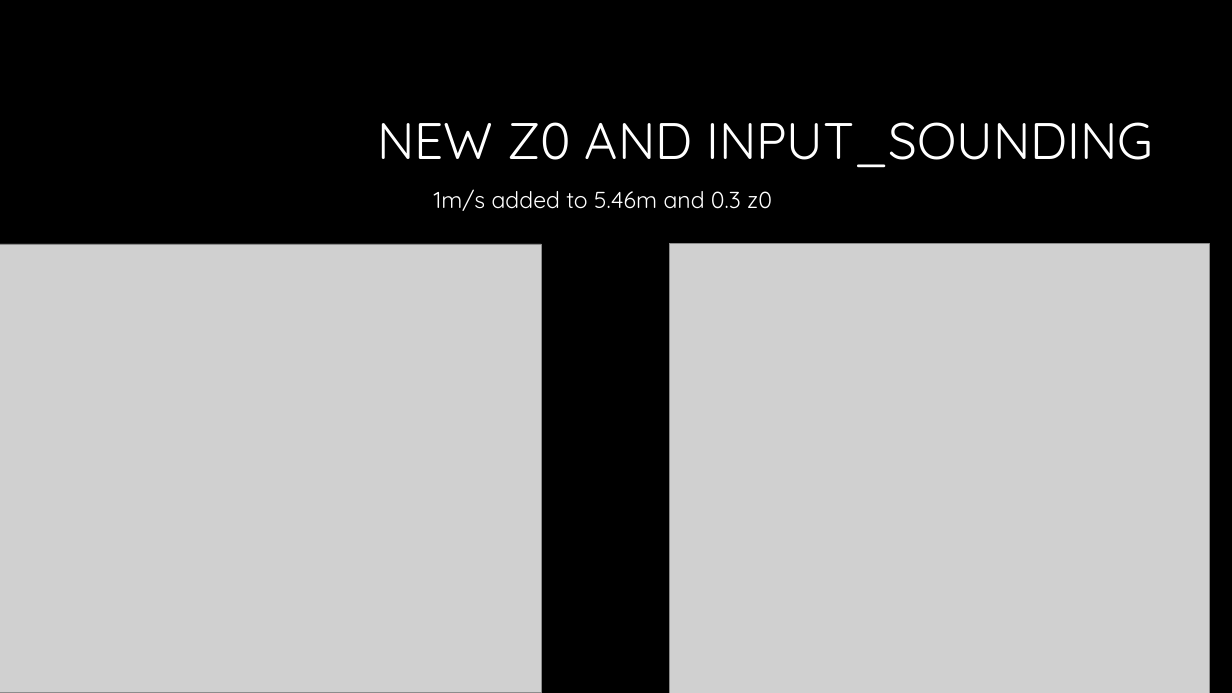
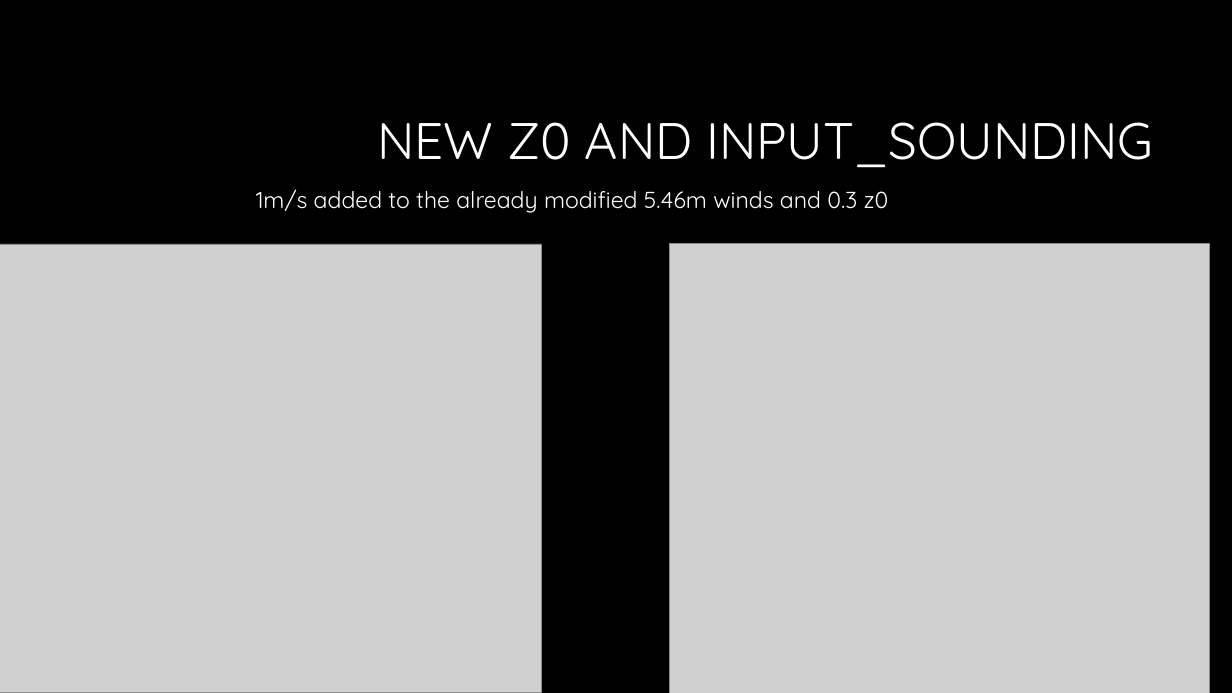
Before and after one commit to Jeremy-Benik/Meeting_Notes, a slide deck: slide 5 of 09022022_Presentation.pptx. Drawn at 1232x693 pixels with LibreOffice and Linux fonts; fonts in the diff are those of the drawing; grey boxes stand for pictures; background and template pictures are left out. Boxes give left, top, right and bottom in pixels: in the first picture for what was removed or moved away, otherwise in the second. Text is boxed around its words. In the diff, an @@ line names an element or a change of style, - is before the commit and + after.

```diff
--- a/09022022_Presentation.pptx
+++ b/09022022_Presentation.pptx
@@ text at (x1=256, y1=189, x2=889, y2=213): text changed @@
-1m/s added to 5.46m and 0.3 z0
+1m/s added to the already modified 5.46m winds and 0.3 z0
```
Also in this commit, not shown: 2 other slides changed, 1 slide added, 1 other file.
